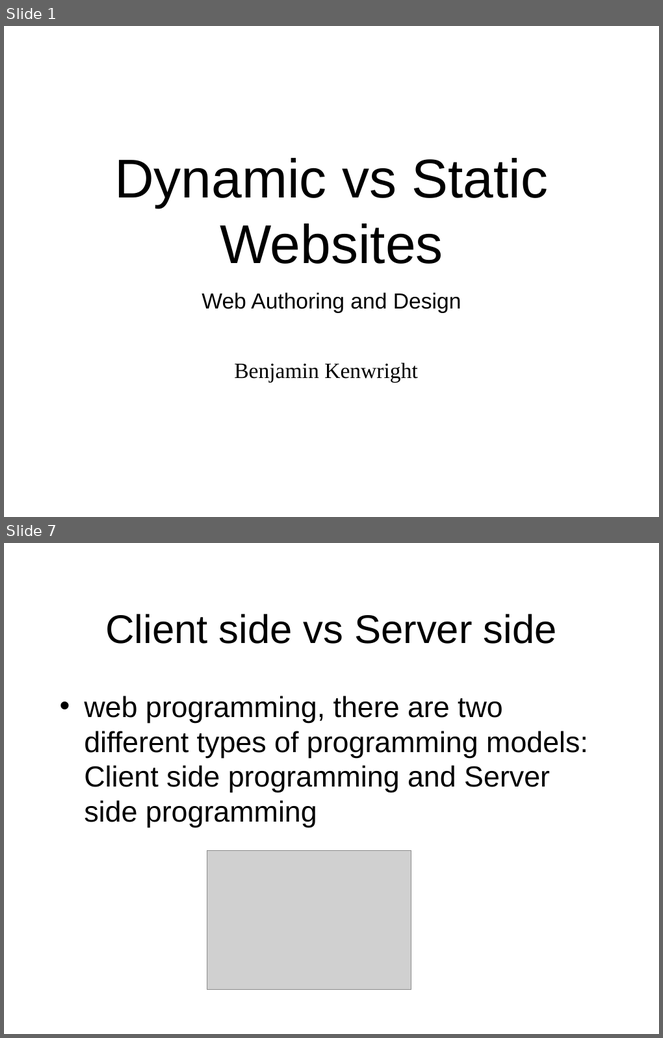
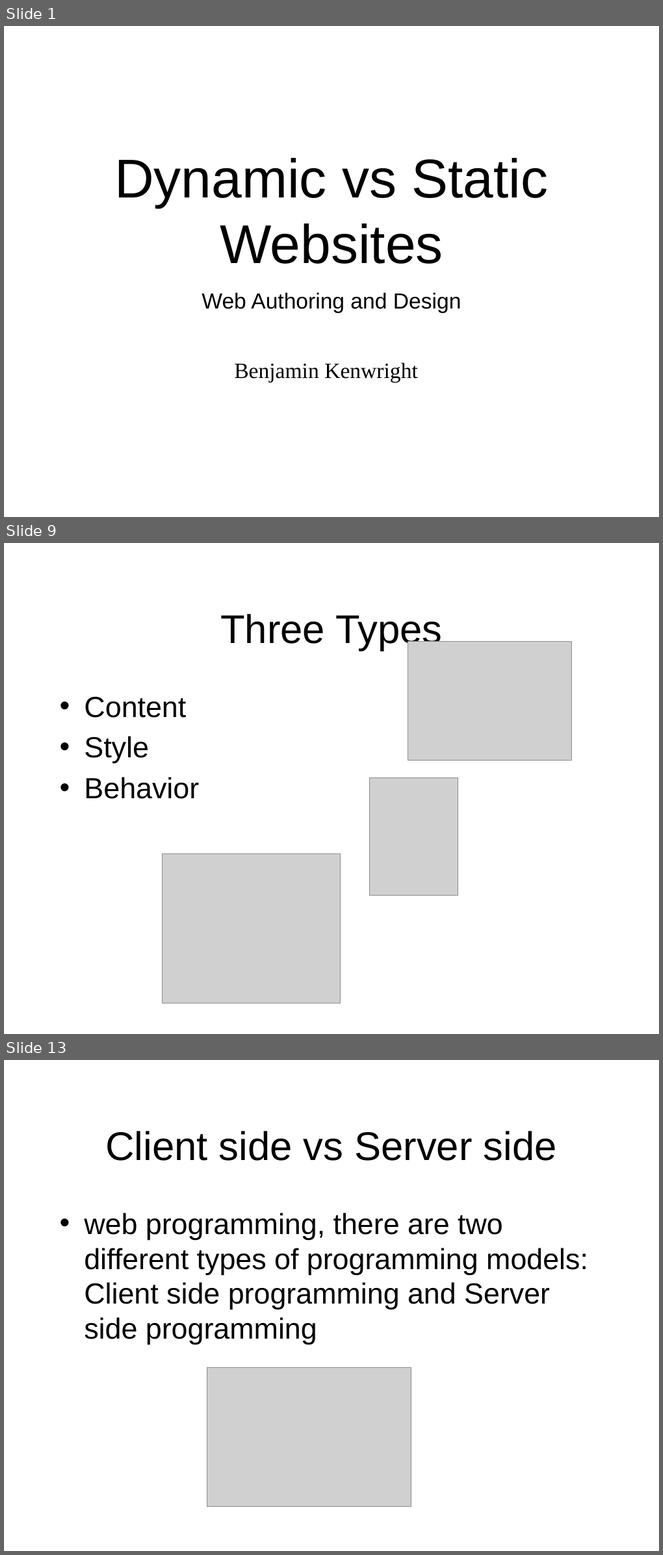
Before and after one commit to octaviordz/zjnu2017.github.io, a slide deck: WAD/lectures/080--Dynamic.vs.Static.Websites.pptx. Shown one above the other, each under a label of ours: slides 1 and 7 before the commit, slides 1, 9 and 13 after it; the slides between them are not shown. The pictures are 663x1038 and 663x1555 pixels, drawn with LibreOffice and Linux fonts; fonts in the diff are those of the drawing; grey boxes stand for pictures. Boxes give left, top, right and bottom in pixels: in the first picture for what was removed or moved away, otherwise in the second. Text is boxed around its words. In the diff, an @@ line names an element or a change of style, - is before the commit and + after.

```diff
--- a/WAD/lectures/080--Dynamic.vs.Static.Websites.pptx
+++ b/WAD/lectures/080--Dynamic.vs.Static.Websites.pptx
@@ slide 9 added at <box>4,543,659,1034</box>, background #FFFFFF @@
@@ title added at <box>220,614,442,651</box>, 44 pt, text #000000 @@
+Three Types
@@ picture added at <box>408,641,572,761</box> @@
@@ text added at <box>84,696,199,799</box>, 32 pt, text #000000 @@
+• Content
+• Style
+• Behavior
@@ picture added at <box>369,778,458,895</box> @@
@@ picture added at <box>163,854,341,1004</box> @@
@@ what was slide 7 is now slide 13 @@
```
Also in this commit, not shown: 5 slides changed, 5 other slides added.
